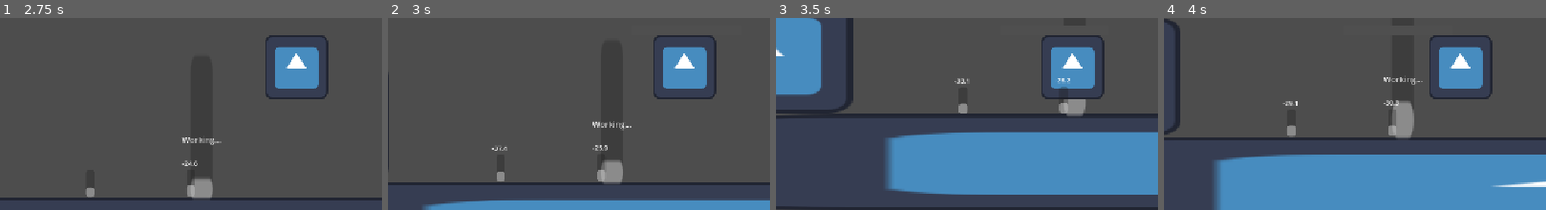
Above: before the commit, frames 1-4 (left to right).
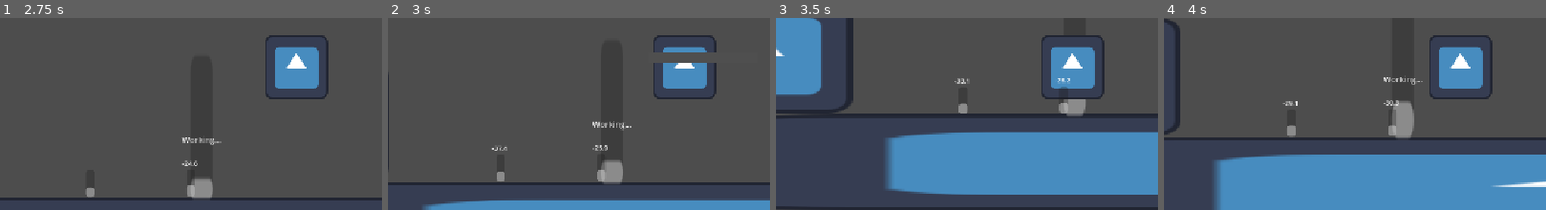
Above: after the commit, the same moments.

Repository: Ollieblock1/WHACK2026
Game: Godot game, scene res://game.tscn
Same seed, same stepped clock (60 frames per second), same inputs: the game is played once before the commit and once after it. The engine's default icon, where the game draws it, is replaced by a stand-in: a white triangle on a blue panel in a dark square.
Inputs:
- Up to frame 1 (2.75 s): click "Start" at 0.5 s; tap Enter at 1.25 s; hold Right (moveRight) from 1.28 s (still down); tap 1 (select1) at 1.35 s; tap Space (moveJump) at 1.52, 2.27 s; tap 2 (select2) at 2.1 s
- Up to frame 2 (3 s): release Right (moveRight) at 2.78 s; hold A (moveLeft) from 2.78 s (still down); tap 3 (select3) at 2.85 s
- Up to frame 3 (3.5 s): keep holding A (moveLeft)
- Up to frame 4 (4 s): release A (moveLeft) at 3.53 s; hold Right (moveRight) from 3.53 s (still down); tap 1 (select1) at 3.6 s; tap Space (moveJump) at 3.77 s
The pictures show only the part of the screen within x 0-50%, y 50-100%; the shares and areas given below are measured in that part.

Frame 1 is identical in both runs. In frame 2, 0.9% of the frame differs, in the area x 69-86%, y 17-24%; in frame 3, less than 0.1%; in frame 4, less than 0.1%.

Commit message:
Fixed #30 and #31

Diff:
--- a/scenes/experiments/flyingMetal.tscn
+++ b/scenes/experiments/flyingMetal.tscn
@@ -8,8 +8,8 @@
 [node name="FlyingMetal" type="CharacterBody2D" unique_id=705397437]
 z_index = 5
 position = Vector2(0, -10)
-collision_layer = 10
-collision_mask = 8
+collision_layer = 2
+collision_mask = 16
 script = ExtResource("1_ibw3q")
 
 [node name="CollisionShape2D" type="CollisionShape2D" parent="." unique_id=1390573522]
--- a/scenes/level/level.tscn
+++ b/scenes/level/level.tscn
@@ -21,6 +21,7 @@
 script = ExtResource("1_i166f")
 
 [node name="floor" type="StaticBody2D" parent="." unique_id=768738622]
+collision_layer = 17
 
 [node name="CollisionShape2D" type="CollisionShape2D" parent="floor" unique_id=1687602233]
 position = Vector2(912, 229)
@@ -53,6 +54,7 @@
 position = Vector2(0, 36)
 
 [node name="StaticBody2D" type="StaticBody2D" parent="." unique_id=1587103293]
+collision_layer = 17
 
 [node name="CollisionShape2D" type="CollisionShape2D" parent="StaticBody2D" unique_id=227859744]
 position = Vector2(-583, 136)
